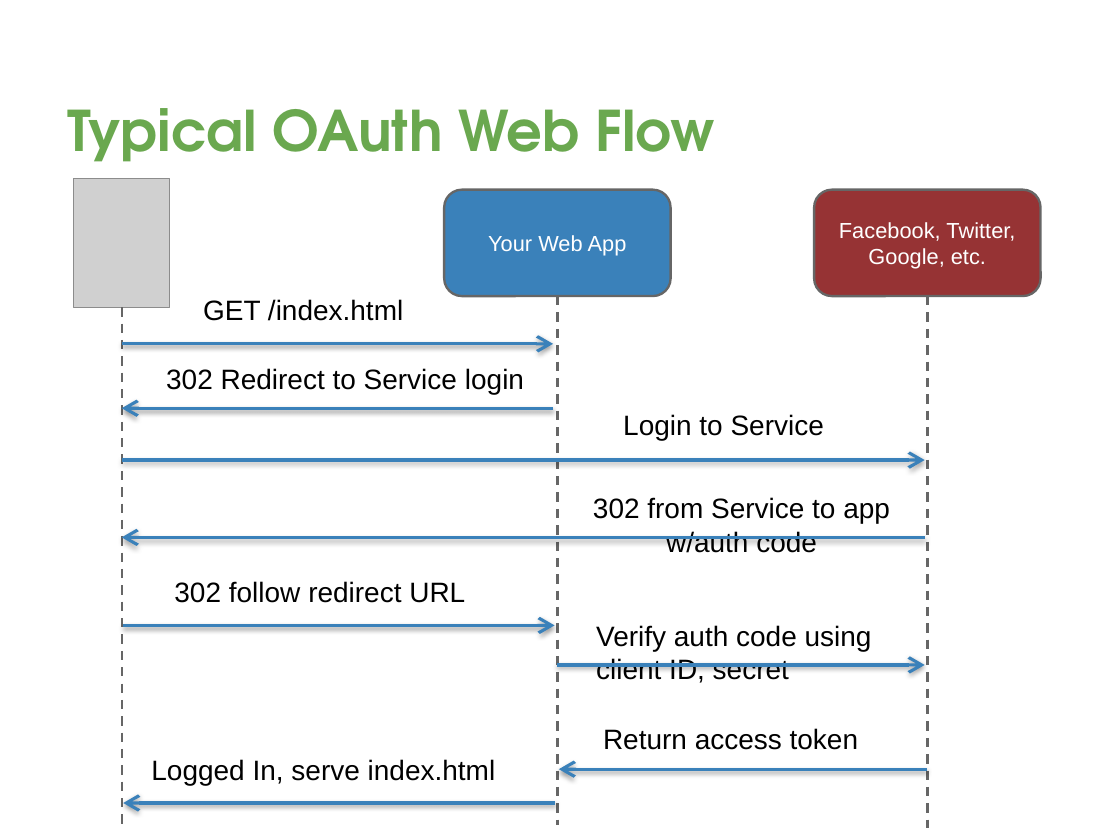
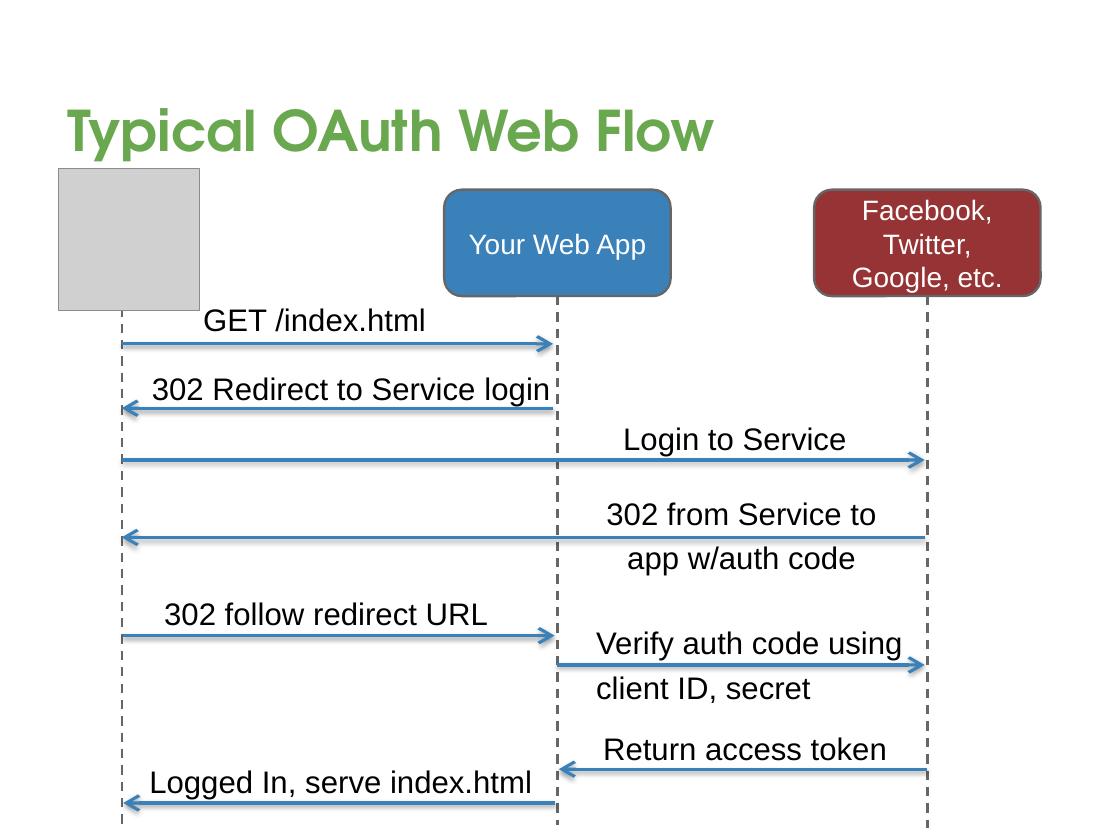
Before and after one commit to davetrux/gdgmidevfest-2017, a slide deck: slide 30 of MobileAuthWebWorld.pptx. Drawn at 1120x840 pixels with LibreOffice and Linux fonts; fonts in the diff are those of the drawing; grey boxes stand for pictures; background and template pictures are left out. Boxes give left, top, right and bottom in pixels: in the first picture for what was removed or moved away, otherwise in the second. Text is boxed around its words. In the diff, an @@ line names an element or a change of style, - is before the commit and + after.

```diff
--- a/MobileAuthWebWorld.pptx
+++ b/MobileAuthWebWorld.pptx
@@ picture at (58,169,199,310): rotation 180 to 0 degrees @@
@@ rounded rectangle "Your Web App" at (445,189,671,296): size 14 to 18 pt @@
@@ rounded rectangle "Facebook, Twitter, Google, etc." at (814,189,1040,296): size 14 to 18 pt @@
@@ text "GET /index.html": place and size @@
-text "GET /index.html" at (203,299,403,321)
+text "GET /index.html" at (203,308,426,332)
@@ text "302 Redirect to Service login": place and size @@
-text "302 Redirect to Service login" at (166,368,524,394)
+text "302 Redirect to Service login" at (152,377,550,406)
@@ size 18 to 20 pt in 6 elements at (152,377,550,406), (164,602,488,626), (149,770,532,799), (603,737,887,761), (203,308,426,332), (623,427,847,456) @@
@@ text "Login to Service": place and size @@
-text "Login to Service" at (623,414,824,440)
+text "Login to Service" at (623,427,847,456)
@@ text "302 from Service to app ..." at (606,502,876,576): size 18 to 20 pt; line spacing 1 to 1.2 @@
@@ text "302 follow redirect URL": place and size @@
-text "302 follow redirect URL" at (174,581,465,603)
+text "302 follow redirect URL" at (164,602,488,626)
@@ text "Verify auth code using client ..." at (596,631,902,703): size 18 to 20 pt; line spacing 1 to 1.2 @@
@@ arrow moved from (123, 625) - (554, 625) to (123, 636) - (554, 636) @@
@@ text "Return access token": place and size @@
-text "Return access token" at (603,728,858,750)
+text "Return access token" at (603,737,887,761)
@@ text "Logged In, serve index.html": place and size @@
-text "Logged In, serve index.html" at (151,759,496,785)
+text "Logged In, serve index.html" at (149,770,532,799)
```
Also in this commit, not shown: 7 other slides changed, 2 slides added.
